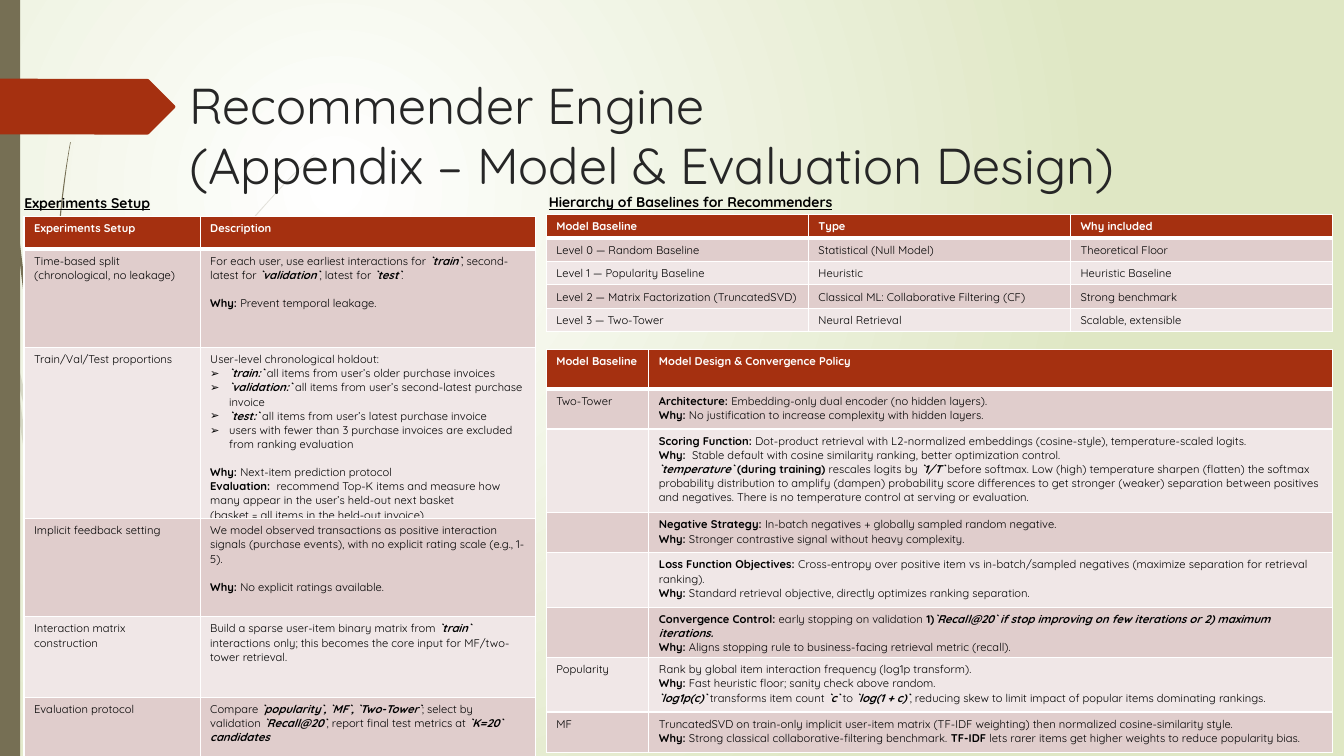
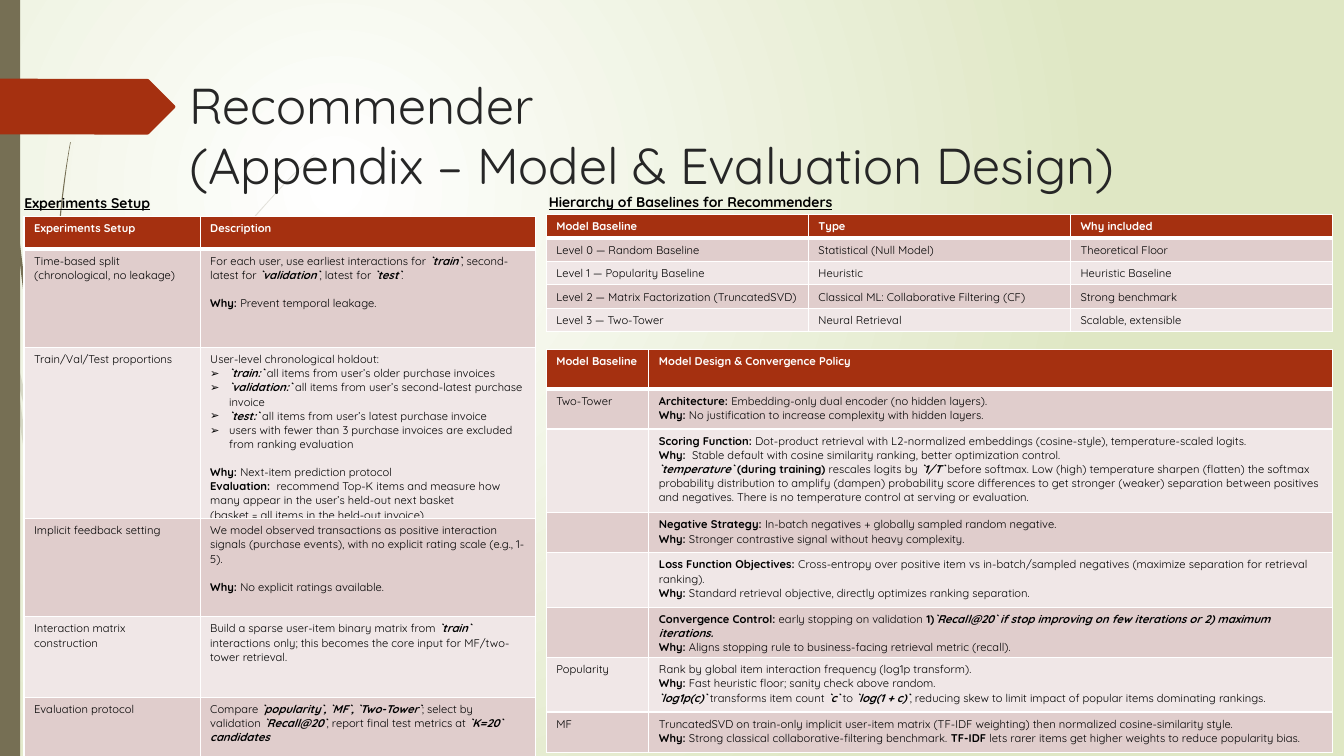
Before and after one commit to Phrey001/mle-marketplace-growth, a slide deck: slide 12 of docs/architecture.pptx. Drawn at 1344x756 pixels with LibreOffice and Linux fonts; fonts in the diff are those of the drawing. Boxes give left, top, right and bottom in pixels: in the first picture for what was removed or moved away, otherwise in the second. Text is boxed around its words. In the diff, an @@ line names an element or a change of style, - is before the commit and + after.

```diff
--- a/docs/architecture.pptx
+++ b/docs/architecture.pptx
@@ title at [189, 86, 1114, 198]: text changed @@
-Recommender Engine
-(Appendix – Model & Evaluation Design)
+Recommender
+(Appendix – Model & Evaluation Design)
```
Also in this commit, not shown: 12 other slides changed, 18 other files.
